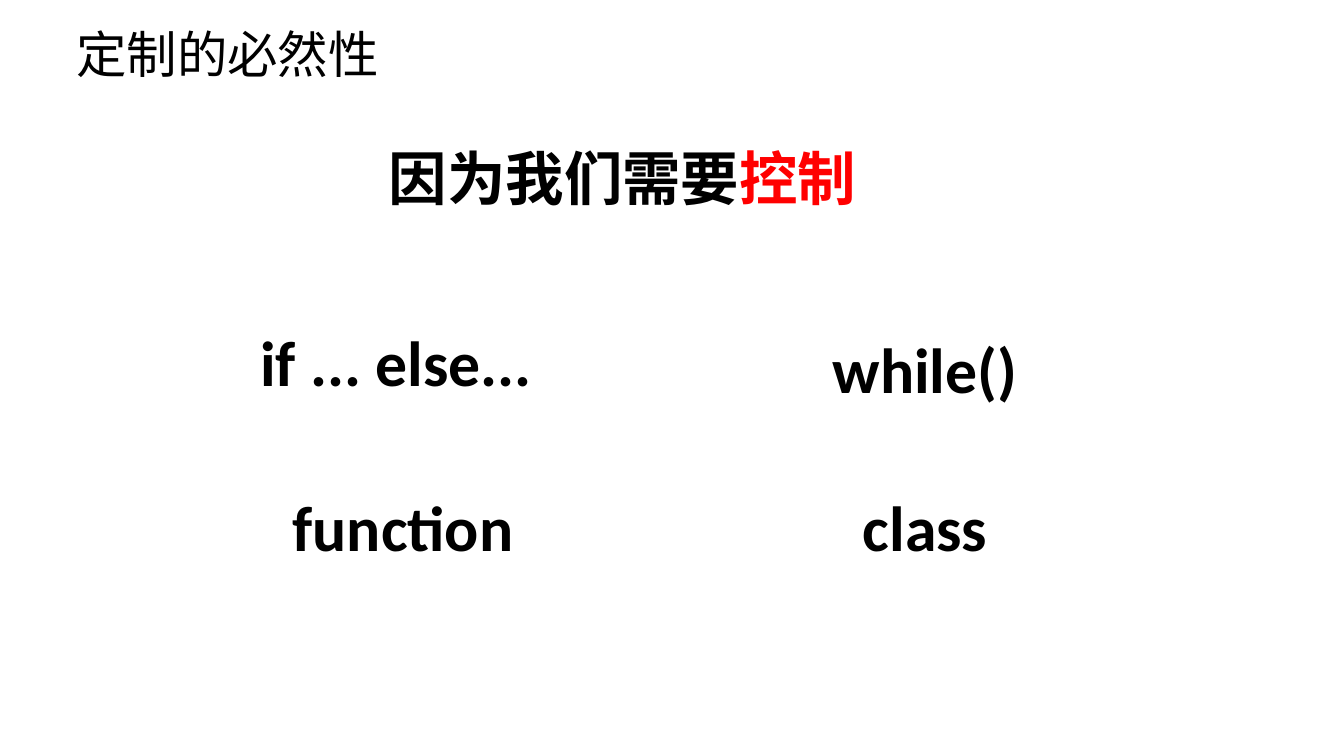
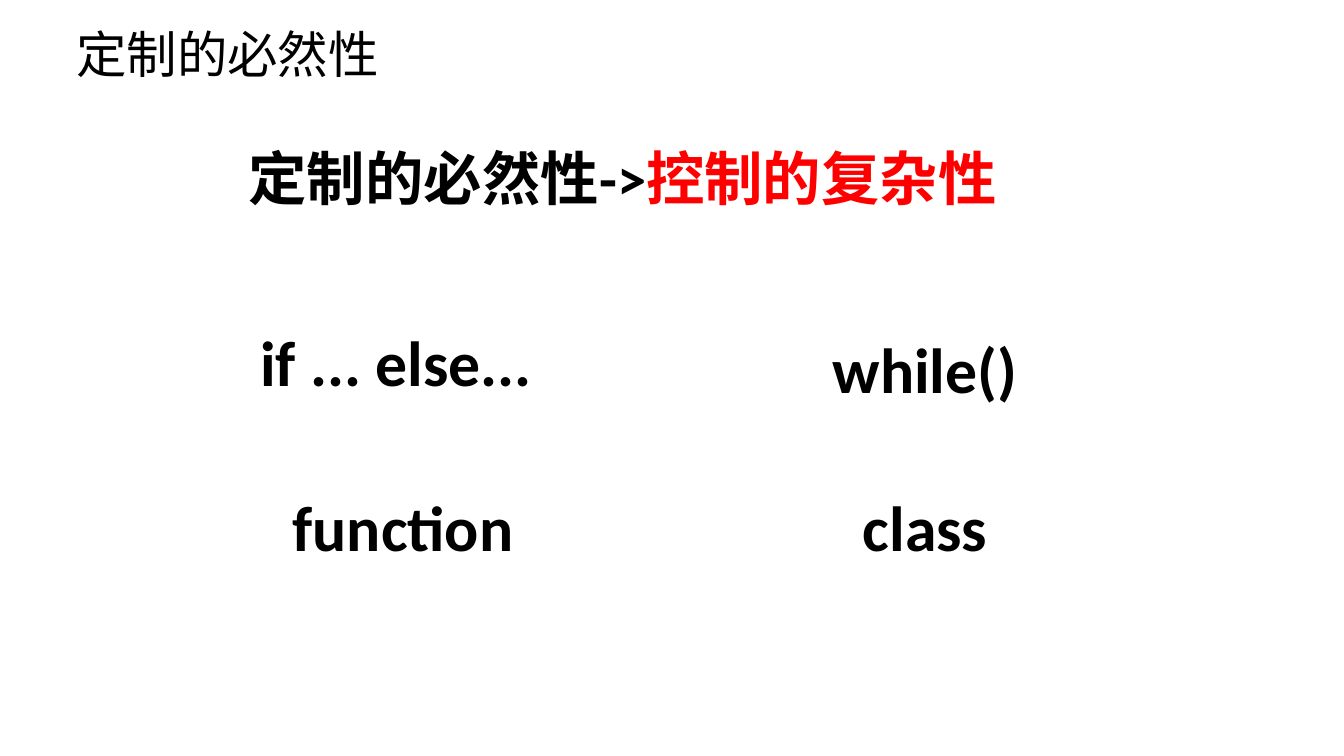
Before and after one commit to llxxbb/Nature, a slide deck: slide 7 of doc/ZH/Nature的商业价值.pptx. Drawn at 1344x756 pixels with LibreOffice and Linux fonts; fonts in the diff are those of the drawing; background and template pictures are left out. Boxes give left, top, right and bottom in pixels: in the first picture for what was removed or moved away, otherwise in the second. Text is boxed around its words. In the diff, an @@ line names an element or a change of style, - is before the commit and + after.

```diff
--- a/doc/ZH/Nature的商业价值.pptx
+++ b/doc/ZH/Nature的商业价值.pptx
@@ text at (248, 150, 996, 206): text changed @@
-因为我们需要控制
+定制的必然性->控制的复杂性
```
Also in this commit, not shown: 7 other slides changed, 5 slides added, 1 slide removed, 27 other files.
